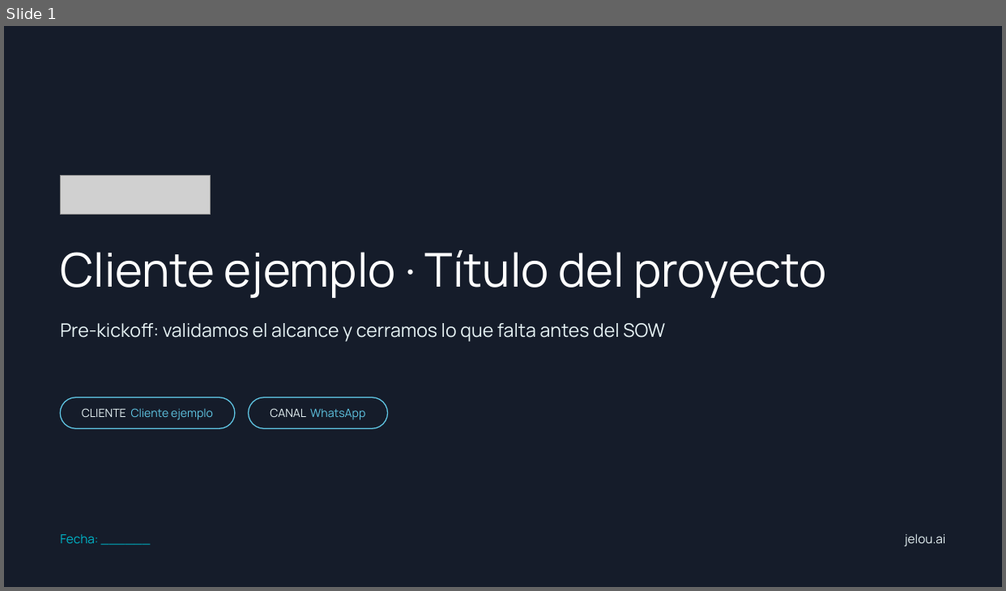
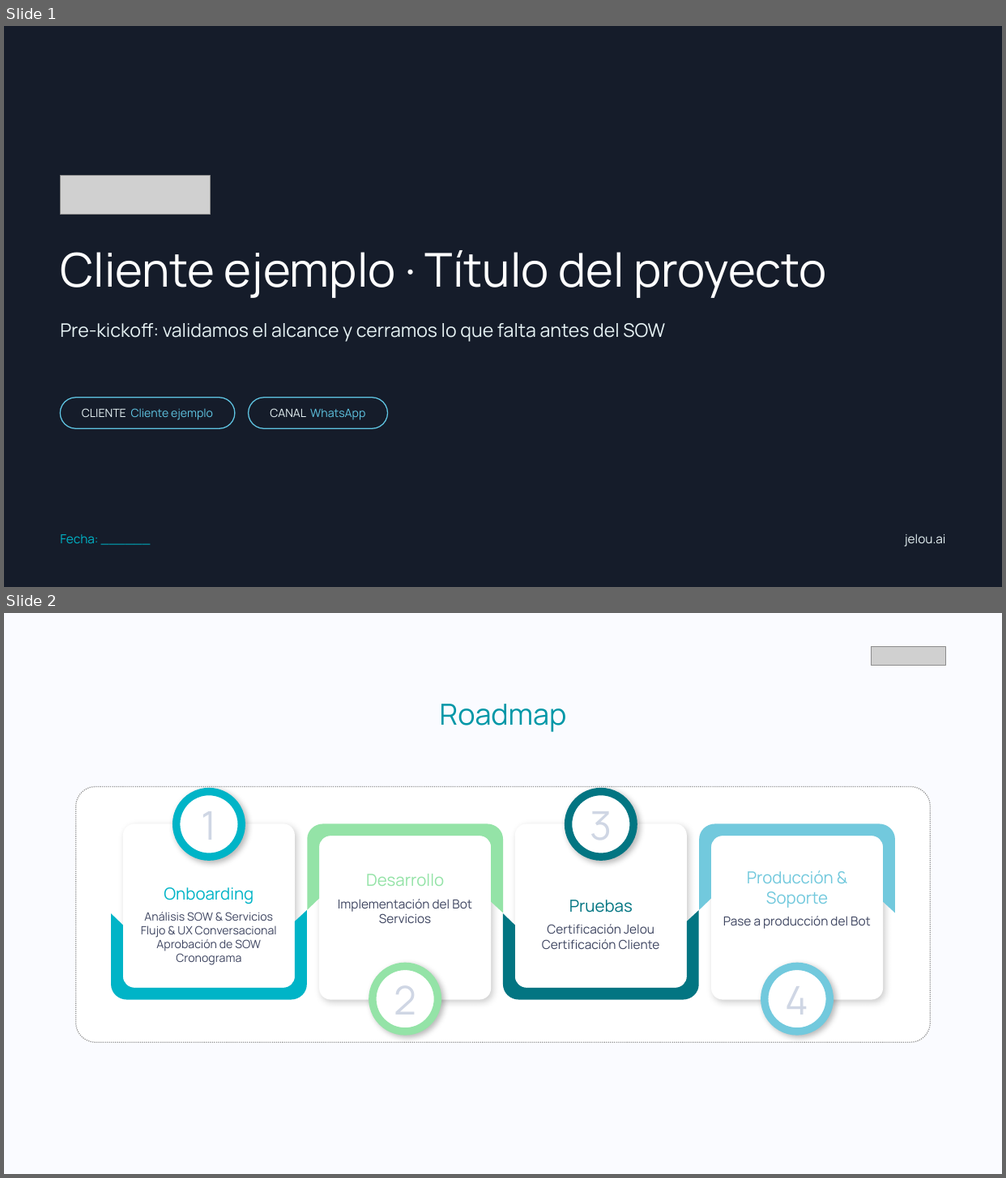
Before and after one commit to danielborja-Jelou/jelou-sow-studio, a slide deck: assets/kickoff-template.pptx. Shown one above the other, each under a label of ours: slide 1 before the commit, slides 1 and 2 after it. The pictures are 1006x591 and 1006x1178 pixels, drawn with LibreOffice and Linux fonts; fonts in the diff are those of the drawing; grey boxes stand for pictures. Boxes give left, top, right and bottom in pixels: in the first picture for what was removed or moved away, otherwise in the second. Text is boxed around its words. In the diff, an @@ line names an element or a change of style, - is before the commit and + after.

```diff
--- a/assets/kickoff-template.pptx
+++ b/assets/kickoff-template.pptx
@@ slide 2 added at [4,613,1002,1174], background #FAFBFF @@
@@ picture added at [871,646,946,666] @@
@@ text added at [440,704,567,732], 28 pt, text #0097A7 @@
+Roadmap
@@ rounded rectangle added at [76,786,930,1043], fill #FFFFFF, outline #999999 1 pt dashed @@
@@ ellipse added at [177,792,241,857], fill #FFFFFF, outline #00B4C7 7.3 pt @@
@@ ellipse added at [569,792,633,857], fill #FFFFFF, outline #027582 7.3 pt @@
@@ rounded rectangle added at [123,824,295,988], fill #FFFFFF @@
@@ text added at [201,811,216,840], 38 pt, text #CFD6E4 @@
+1
@@ freeform shape added at [307,824,503,914], fill #94E3A7 @@
@@ rounded rectangle added at [515,824,687,988], fill #FFFFFF @@
@@ text added at [590,811,612,840], 38 pt, text #CFD6E4 @@
+3
@@ freeform shape added at [700,824,896,914], fill #72C9DD @@
@@ rounded rectangle added at [319,836,491,1000], fill #FFFFFF @@
@@ rounded rectangle added at [711,836,883,1000], fill #FFFFFF @@
@@ text added at [338,874,472,923], 12 pt, text #3D4460 @@
+Desarrollo
+Implementación del Bot
+Servicios
@@ text added at [723,871,871,929], 12 pt, text #3D4460 @@
+Producción & Soporte
+Pase a producción del Bot
@@ text added at [141,888,277,965], 11 pt, text #3D4460 @@
+Onboarding
+Análisis SOW & Servicios
+Flujo & UX Conversacional
+Aprobación de SOW
+Cronograma
@@ text added at [542,900,660,949], 12 pt, text #3D4460 @@
+Pruebas
+Certificación Jelou
+Certificación Cliente
@@ freeform shape added at [111,910,307,1000], fill #00B4C7 @@
@@ freeform shape added at [503,910,700,1000], fill #027582 @@
@@ ellipse added at [373,966,437,1032], fill #FFFFFF, outline #94E3A7 7.3 pt @@
@@ ellipse added at [765,966,829,1032], fill #FFFFFF, outline #72C9DD 7.3 pt @@
@@ text added at [394,986,416,1015], 38 pt, text #CFD6E4 @@
+2
@@ text added at [786,986,809,1015], 38 pt, text #CFD6E4 @@
+4
```
Also in this commit, not shown: 3 slides changed, 9 other files.
